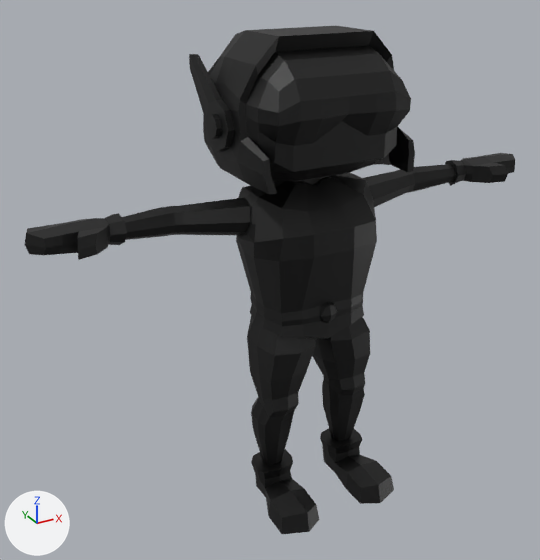
A saved change to the glTF model Assets/Enemy/Enemy Model.glb.
The view is the same before and after, from a camera (50 mm lens) standing at (-1.53, -2.49, 2.26) and looking at (-0.14, 0.05, 0.99). The lights are fixed; the arrows at lower left show +X, +Y and +Z. The picture after the commit comes second.

Before the edit, the objects in view are built like this:
```python
mat_enemy = principled_material('Enemy')
mat_enemy.texture = img_enemy
me_cube_001 = bpy.data.meshes.new('Cube.001')
me_cube_001.from_pydata(...)  # 970 vertices, 1916 faces; spans x -1.12..1.12, y -0.39..0.33, z 0.0..1.99
me_cube_001.materials.append(mat_enemy)  # picture img_enemy
ob_enemy = bpy.data.objects.new('Enemy ', me_cube_001)
ob_enemy.location = (0.0, 0.0, 0.0)
```
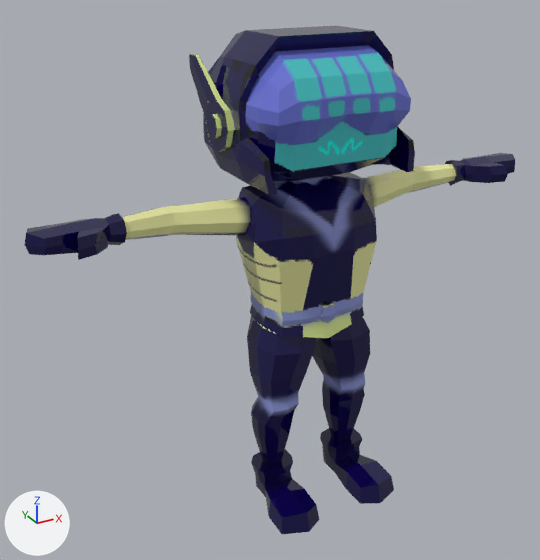
The newer file is also turned or shifted as a whole; pictures and numbers use the older file's frame.

Location of each change, (x1, y1, x2, y2) in pixels of the pictures (540 x 560 px):
'Enemy ', surface changed (black to blue)
    both: (25, 26, 515, 534)

The change, as a diff of the scene's bpy script:
```diff
--- a/Assets/Enemy/Enemy Model.glb.py
+++ b/Assets/Enemy/Enemy Model.glb.py
@@ img_enemy_export_enemy_metallic_enemy_export_enemy_roughness @@
+img_enemy_export_enemy_metallic_enemy_export_enemy_roughness = load_image('Enemy_export_Enemy_Metallic-Enemy_export_Enemy_Roughness', '_unpacked/Enemy_export_Enemy_Metallic-Enemy_export_Enemy_Roughness', 1024, 1024, 'Non-Color')
@@ img_enemy_export_enemy_basecolor @@
+img_enemy_export_enemy_basecolor = load_image('Enemy_export_Enemy_BaseColor', '_unpacked/Enemy_export_Enemy_BaseColor', 1024, 1024, 'sRGB')
@@ mat_enemy @@
 n0 = _N.new('ShaderNodeBsdfPrincipled'); n0.name = 'Principled BSDF'
 n2 = _N.new('ShaderNodeTexImage'); n2.name = 'Image Texture'
-n2.image = img_enemy
+n2.image = img_enemy_export_enemy_basecolor
+n2.interpolation = 'Closest'
+n3 = _N.new('ShaderNodeSeparateColor'); n3.name = 'Separate Color'
+n4 = _N.new('ShaderNodeTexImage'); n4.name = 'Image Texture.001'
+n4.image = img_enemy_export_enemy_metallic_enemy_export_enemy_roughness
+n4.interpolation = 'Closest'
 _L.new(n0.outputs[0], n1.inputs[0])  # 'BSDF' to 'Surface'
 _L.new(n2.outputs[0], n0.inputs[0])  # 'Color' to 'Base Color'
+_L.new(n3.outputs[2], n0.inputs[1])  # 'Blue' to 'Metallic'
+_L.new(n3.outputs[1], n0.inputs[2])  # 'Green' to 'Roughness'
+_L.new(n4.outputs[0], n3.inputs[0])  # 'Color' to 'Color'
```
